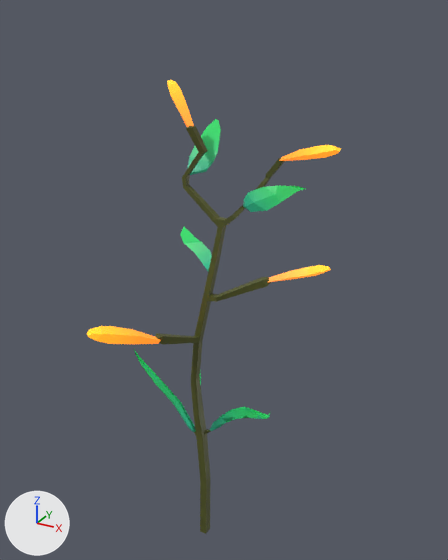
An edit to the glTF model HANAHIME/Game/resource/user/model/stage/CheckPoint.glb, drawn before and after from the same camera.
The view is the same before and after, from a 50 mm lens placed at (6.58, -10.93, 9.98), pointed at (0.26, 0.55, 4.24). The lights are fixed; the arrows at lower left show +X, +Y and +Z. Where no turn or scale is listed for an object, it has been applied to the vertices.

Names of what the first picture shows: 'Bud', 'Stem'.
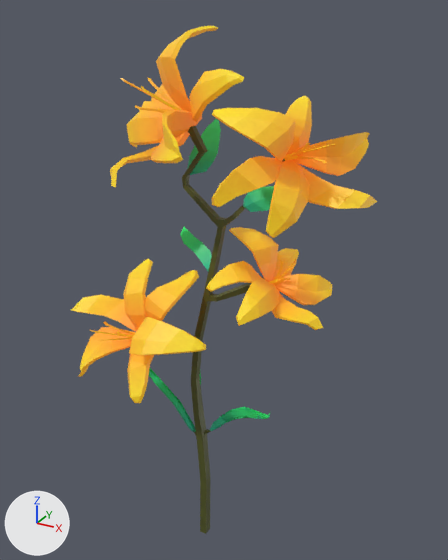
Boxes (x1, y1, x2, y2) around the edits, measured in the pictures (448 x 560 px):
'Petal', added (orange)
    after: (71, 26, 377, 403)
'Bud', deleted (orange)
    before: (87, 80, 341, 344)

Patch to the scene script:
```diff
--- a/HANAHIME/Game/resource/user/model/stage/CheckPoint.glb.py
+++ b/HANAHIME/Game/resource/user/model/stage/CheckPoint.glb.py
@@ mat_petal @@
 mat_petal.texture = img_petal
-mat_petal.emission_color = (1.0, 0.209, 0.0145)  # orange #ff7e20
+mat_petal.emission_color = (0.3, 0.0627, 0.00434)  # brown #95470e
 mat_petal.emission_strength = 1.0
@@ me_petal_019 @@
+me_petal_019.from_pydata(...)  # 865 vertices, 1660 faces; spans x -3.19..3.42, y -2.28..2.44, z 2.19..9.63
+me_petal_019.materials.append(mat_petal)  # picture img_petal
@@ ob_bud @@
-ob_bud = bpy.data.objects.new('Bud', me_立方体)
-ob_bud.location = (0.0, 0.0, 0.0)
@@ ob_petal @@
+ob_petal = bpy.data.objects.new('Petal', me_petal_019)
+ob_petal.location = (0.0, 0.0, 0.0)
```
